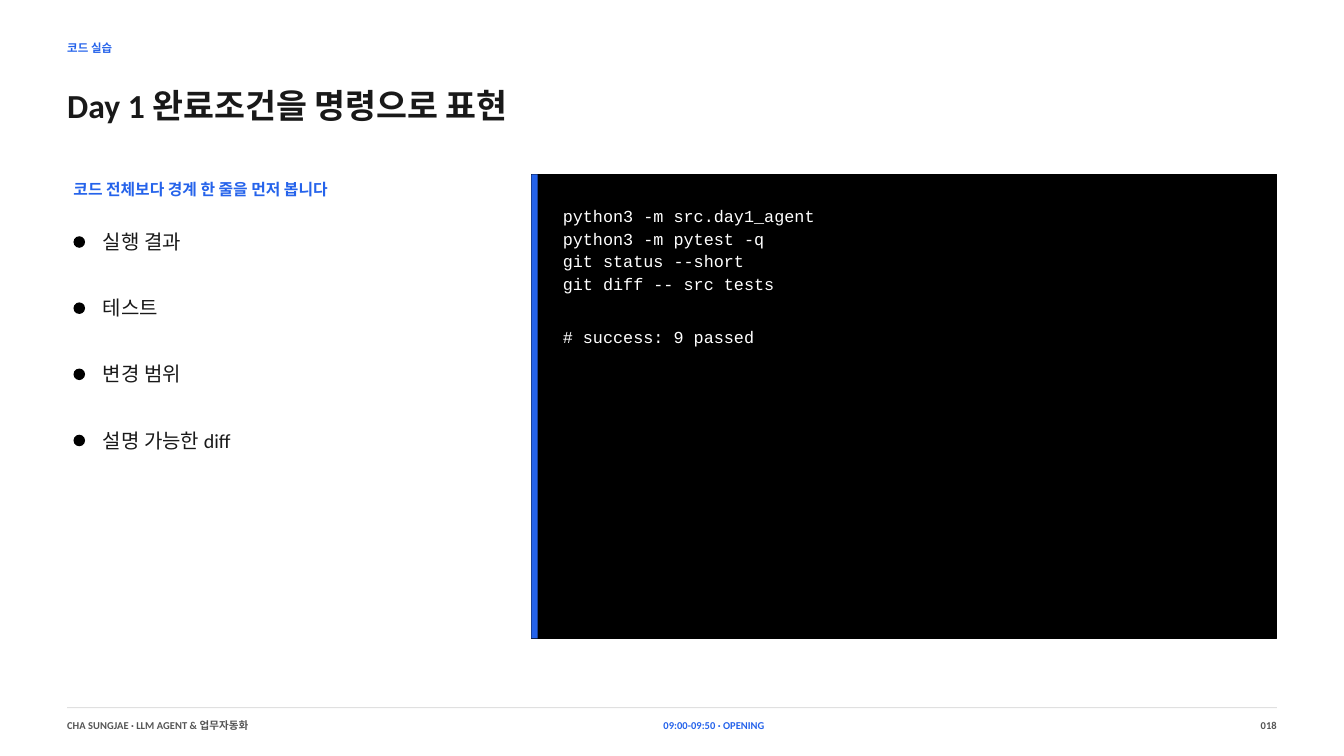
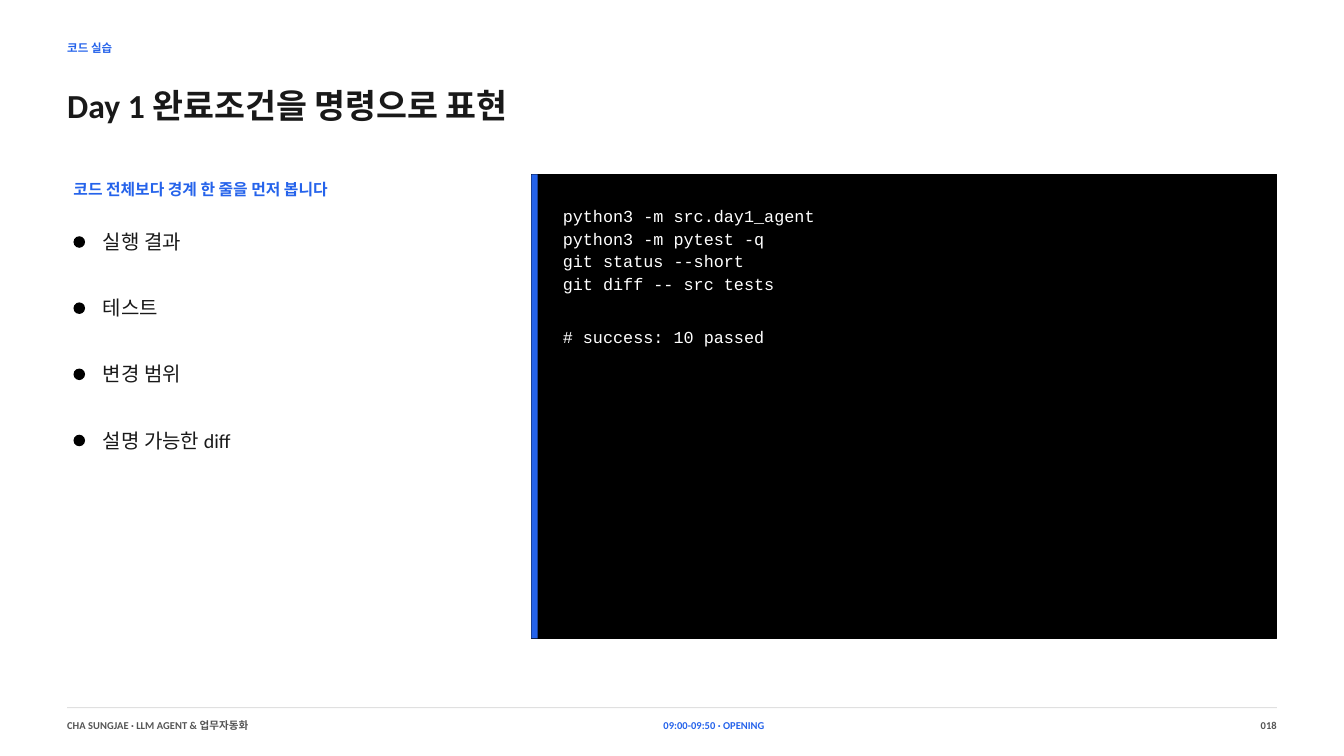
Before and after one commit to smilesjcha/llm-agent-and-workflow-automation, a slide deck: slide 18 of slides/IPA_LLM_Agent_업무자동화_Day1_2026-08-23_MUSINSA_PARTS_270p.pptx. Drawn at 1344x756 pixels with LibreOffice and Linux fonts; fonts in the diff are those of the drawing. Boxes give left, top, right and bottom in pixels: in the first picture for what was removed or moved away, otherwise in the second. Text is boxed around its words. In the diff, an @@ line names an element or a change of style, - is before the commit and + after.

```diff
--- a/slides/IPA_LLM_Agent_업무자동화_Day1_2026-08-23_MUSINSA_PARTS_270p.pptx
+++ b/slides/IPA_LLM_Agent_업무자동화_Day1_2026-08-23_MUSINSA_PARTS_270p.pptx
@@ text at (x1=583, y1=331, x2=764, y2=347): text changed @@
-# success: 9 passed
+# success: 10 passed
```
Also in this commit, not shown: 14 other slides changed, 15 other files.
